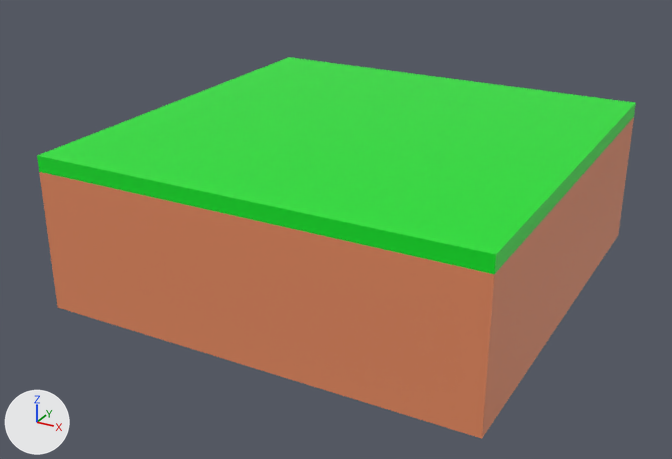
Renders of the FBX model Assets/GamePlay/World/Tiles/Models/TallGround.fbx from each side of a commit.
Both versions are drawn from a 50 mm lens placed at (5.19, -10.13, 5.56), pointed at (-0.16, -0.39, 0.69). Every picture has the same lights, and +X, +Y and +Z are marked at lower left.

Names of what the first picture shows: 'Soil'.
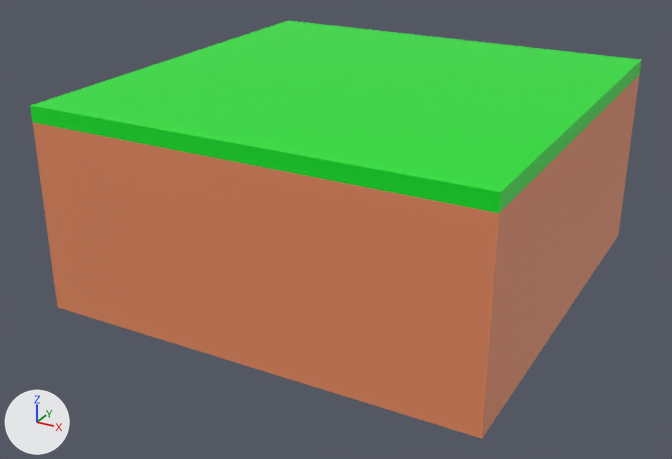
What differs and where, as boxes (x1, y1, x2, y2) in the pictures (672 x 459 px):
'Soil', reshaped (9% taller): before (37, 57, 636, 439); after (30, 21, 642, 439)

Patch to the scene script:
```diff
--- a/Assets/GamePlay/World/Tiles/Models/TallGround.fbx.py
+++ b/Assets/GamePlay/World/Tiles/Models/TallGround.fbx.py
@@ me_cube @@
 me_cube.from_pydata(...)  # 12 vertices, 9 faces; spans x -2.8..2.8, y -2.8..2.8, z 0.0..2.0
 # used by ob_soil; location = (0.0, 0.0, 0.0)
 # before: 0 (2.8, 2.8, 2.0) at pixel (635, 102), 2 (2.8, -2.8, 2.0) at pixel (495, 254), 4 (-2.8, 2.8, 2.0) at pixel (288, 57), 6 (-2.8, -2.8, 2.0) at pixel (37, 155), 8 (2.8, 2.8, 1.8) at pixel (634, 116)
 # before: 9 (-2.8, -2.8, 1.8) at pixel (39, 171), 10 (2.8, -2.8, 1.8) at pixel (494, 274), 11 (-2.8, 2.8, 1.8)
+# me_cube part 1
+for i in [0, 2, 4, 6, *range(8, 12)]: me_cube.vertices[i].co += Vector((0.0, 0.0, 0.6))
 me_cube.materials.append(mat_material)
```
